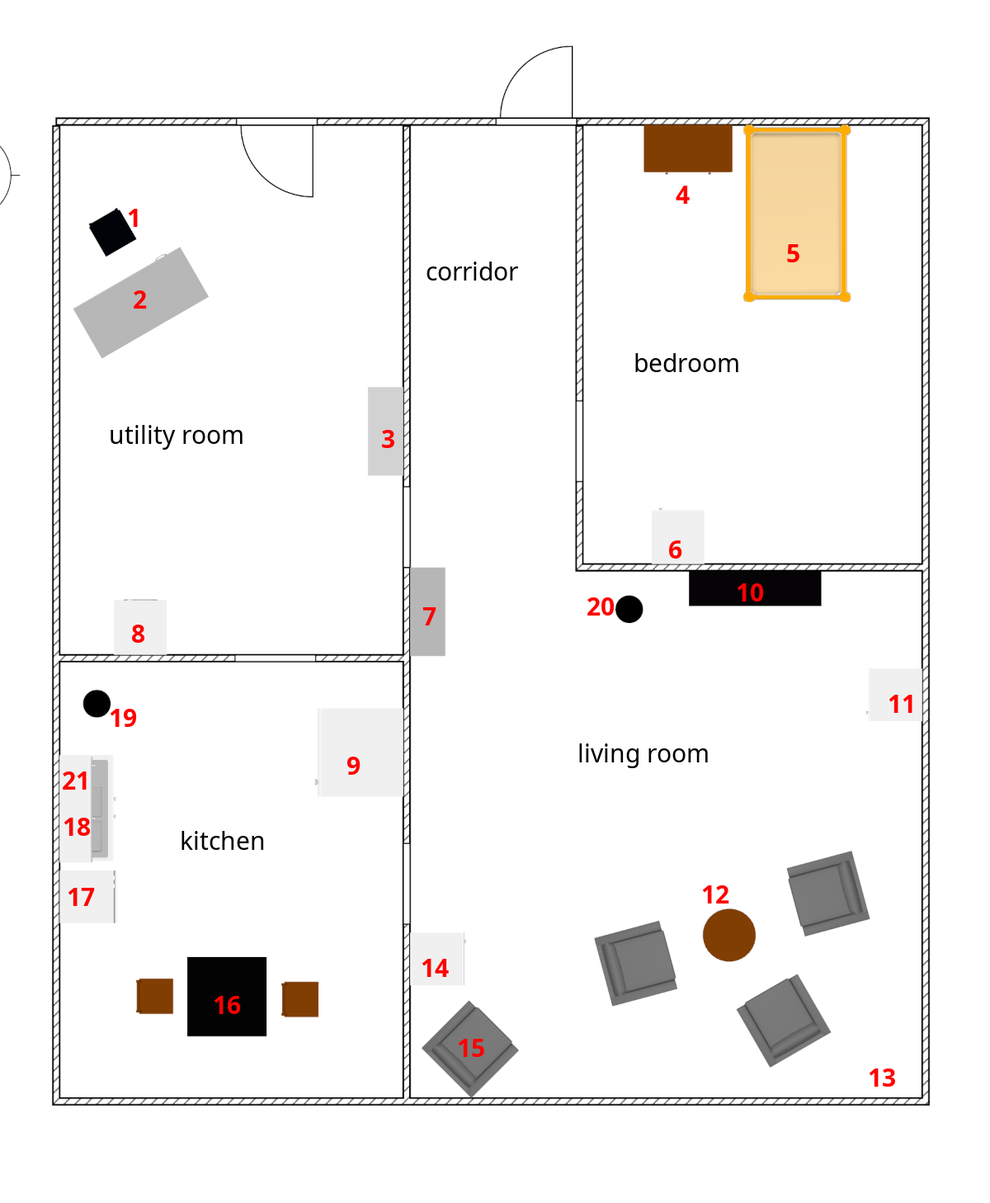
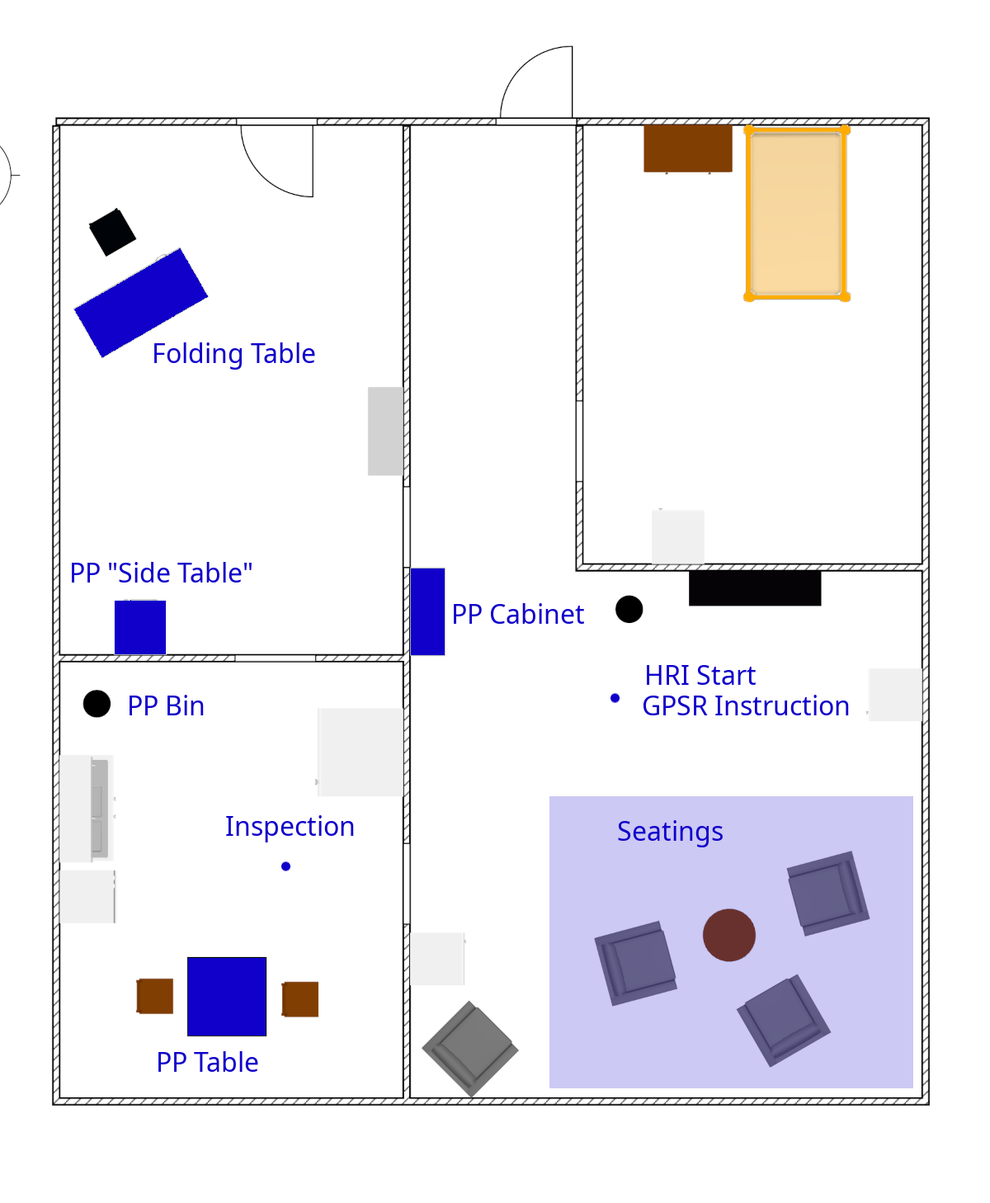
Layers edited between the first and the second w=990, h=1203 image:
added group "tasks #1" with 10 layers above "Locations" over 71, 248, 914, 1089
added layer "PP 'Side Table'" in group "tasks #1" over 71, 561, 252, 583
added layer "PP Table" in group "tasks #1" over 158, 1051, 259, 1072
added layer "tasks" in group "tasks #1" over 74, 248, 914, 1089
added layer "Folding Table" in group "tasks #1" over 154, 342, 316, 370
added layer "Seatings" in group "tasks #1" over 618, 820, 723, 848
added layer "Inspection" in group "tasks #1" over 226, 815, 355, 843
added layer "PP Cabinet" in group "tasks #1" over 453, 603, 585, 624
added layer "PP Bin" in group "tasks #1" over 129, 694, 204, 716
added layer "GPSR Instruction" in group "tasks #1" over 642, 694, 850, 716
added layer "HRI Start" in group "tasks #1" over 646, 665, 756, 685
moved "20" into group "Locations" over 587, 597, 615, 616
moved "19" into group "Locations" over 109, 708, 137, 727
moved "kitchen ..." into group "Locations" over 181, 830, 265, 850
moved "18" into group "Locations" over 63, 817, 91, 836
moved "17" into group "Locations" over 67, 887, 95, 907
moved "16" into group "Locations" over 213, 996, 241, 1015
moved "15" into group "Locations" over 457, 1038, 485, 1058
moved "14" into group "Locations" over 421, 958, 449, 978
moved "10" into group "Locations" over 736, 583, 765, 602
moved "utility room" into group "Locations" over 110, 424, 243, 450
moved "bedroom" into group "Locations" over 635, 353, 739, 373
moved "living room ..." into group "Locations" over 579, 743, 709, 769
moved "corridor" into group "Locations" over 426, 261, 519, 281
…and 13 more changes (13 stack)
